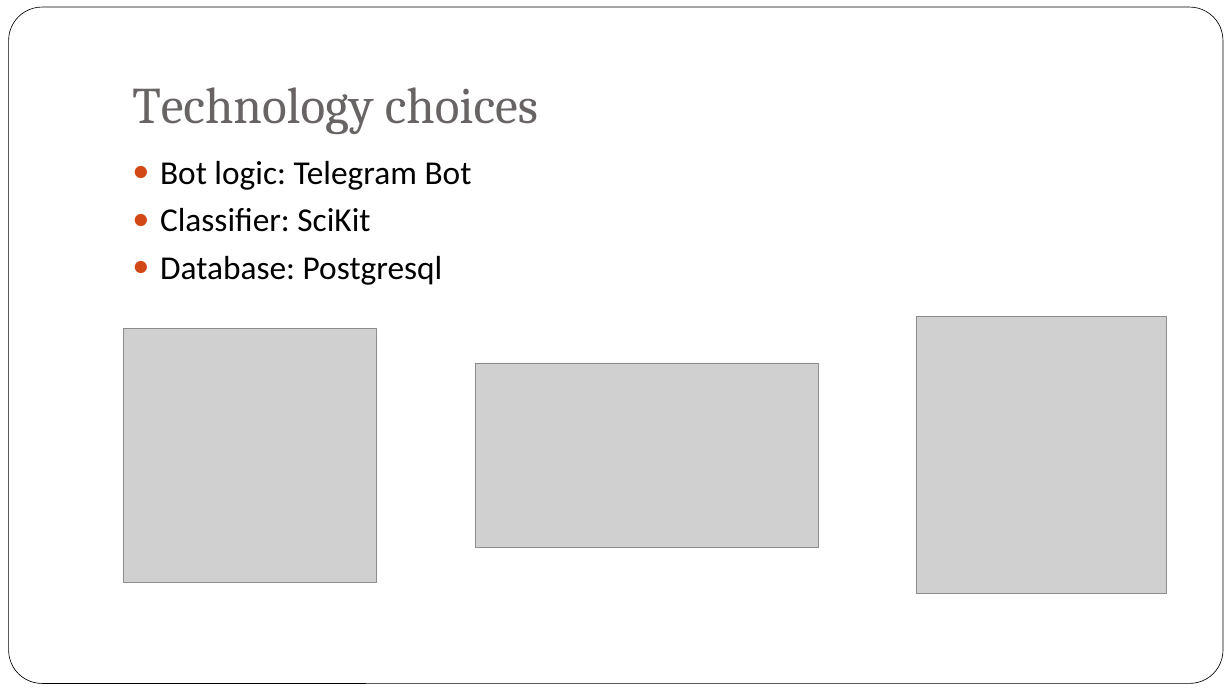
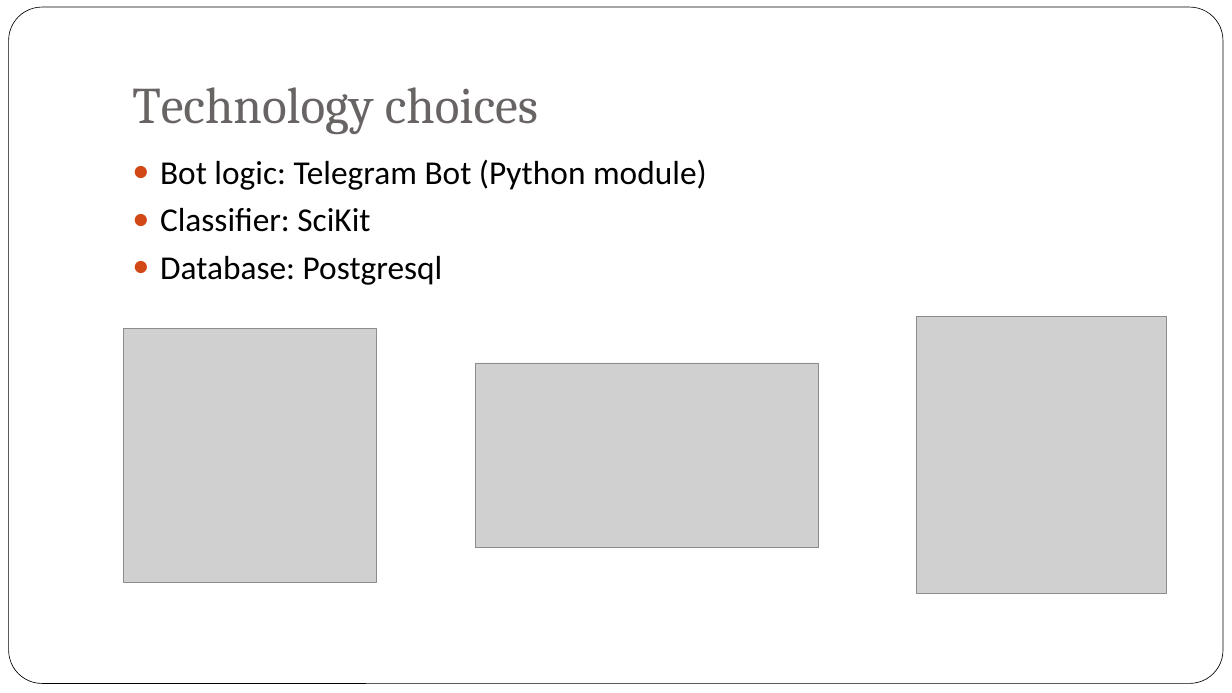
Before and after one commit to rsasov/DecisionSupportSystems, a slide deck: slide 10 of Health_Care_Bot.pptx. Drawn at 1232x693 pixels with LibreOffice and Linux fonts; fonts in the diff are those of the drawing; grey boxes stand for pictures; background and template pictures are left out. Boxes give left, top, right and bottom in pixels: in the first picture for what was removed or moved away, otherwise in the second. Text is boxed around its words. In the diff, an @@ line names an element or a change of style, - is before the commit and + after.

```diff
--- a/Health_Care_Bot.pptx
+++ b/Health_Care_Bot.pptx
@@ text at [160,159,707,190]: text changed @@
-● Bot logic: Telegram Bot
+● Bot logic: Telegram Bot (Python module)
```
Also in this commit, not shown: 6 other slides changed, 1 slide removed.
